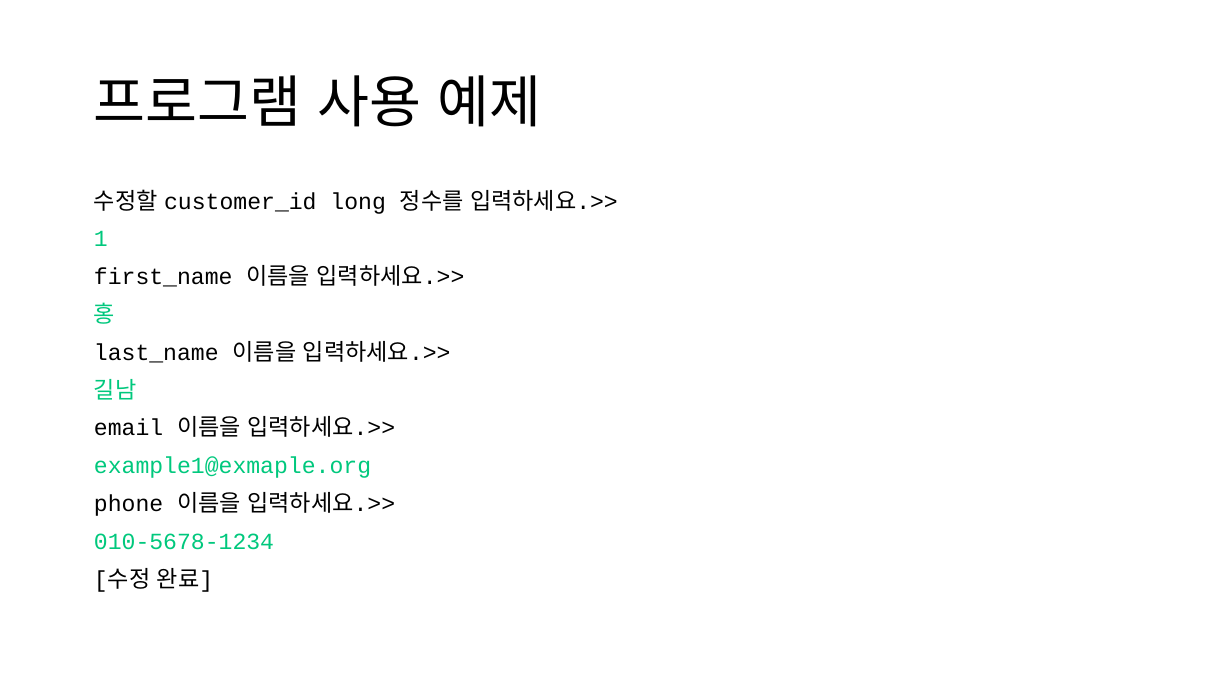
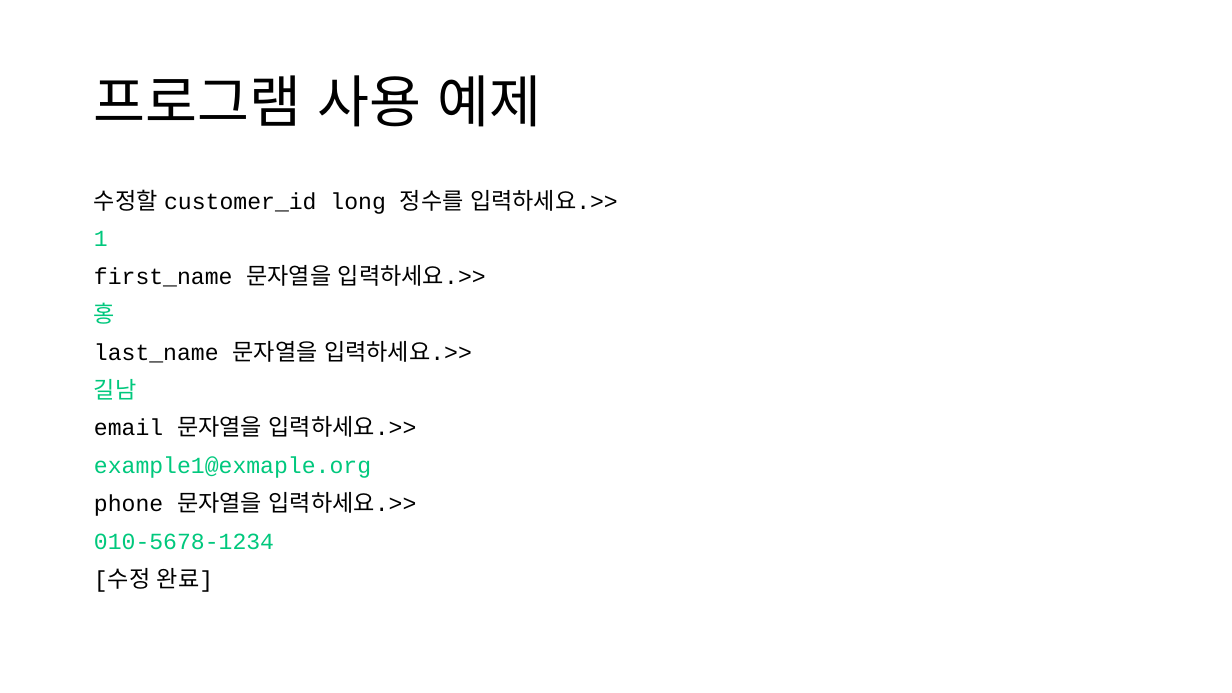
Before and after one commit to TaYaKi71751/gukbi, a slide deck: slide 14 of ppt/Oracle DB Project.pptx. Drawn at 1232x693 pixels with LibreOffice and Linux fonts; fonts in the diff are those of the drawing. Boxes give left, top, right and bottom in pixels: in the first picture for what was removed or moved away, otherwise in the second. Text is boxed around its words. In the diff, an @@ line names an element or a change of style, - is before the commit and + after.

```diff
--- a/ppt/Oracle DB Project.pptx
+++ b/ppt/Oracle DB Project.pptx
@@ text at (x1=94, y1=265, x2=486, y2=287): text changed @@
-first_name 이름을 입력하세요.>>
+first_name 문자열을 입력하세요.>>
@@ text at (x1=94, y1=341, x2=472, y2=363): text changed @@
-last_name 이름을 입력하세요.>>
+last_name 문자열을 입력하세요.>>
@@ text at (x1=94, y1=416, x2=417, y2=437): text changed @@
-email 이름을 입력하세요.>>
+email 문자열을 입력하세요.>>
@@ text at (x1=94, y1=492, x2=417, y2=516): text changed @@
-phone 이름을 입력하세요.>>
+phone 문자열을 입력하세요.>>
```
Also in this commit, not shown: 3 other slides changed, 1 other file.
